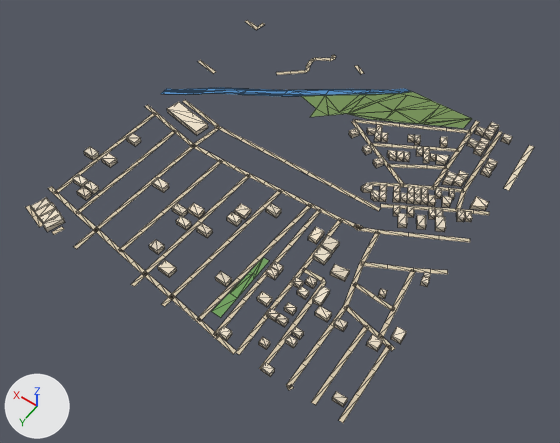
The glTF model public/assets/bengaluru-region-v1/tiles/t-13_-18-l1.glb: old version first, new version second.
Both versions are drawn from a camera (50 mm lens) standing at (-6646.0, -8180.0, 795.0) and looking at (-6270.0, -8707.0, -33.0). Every picture has the same lights, and +X, +Y and +Z are marked at lower left. The picture after the commit comes second. Mesh edges are drawn as thin lines.

Script lines for the objects in view, before the commit:
```python
me_building = bpy.data.meshes.new('building')
me_building.from_pydata(...)  # 892 vertices, 1118 faces; spans x -2.0..504.0, y -4.0..502.0, z 0.0..8.0
me_building.materials.append(mat_building)
me_ground = bpy.data.meshes.new('ground')
me_ground.from_pydata(...)  # 580 vertices, 502 faces; spans x -4.0..501.0, y -3.0..503.0, z 1.0
me_ground.materials.append(mat_ground)
# before: 0 (295.0, -3.0, 1.0) at pixel (357, 65), 1 (298.0, 3.0, 1.0) at pixel (354, 66), 424 (338.0, -3.0, 1.0) at pixel (334, 54), 425 (340.0, 3.0, 1.0) at pixel (331, 55), 426 (335.0, -1.0, 1.0) at pixel (335, 55)
me_water = bpy.data.meshes.new('water')
me_water.from_pydata(...)  # 102 vertices, 149 faces; spans x 199.0..500.0, y 0.0..222.0, z 0.0
me_water.materials.append(mat_water)
ob_building = bpy.data.objects.new('building', me_building)
ob_building.location = (-6500.0, -9000.0, 0.0)
ob_ground = bpy.data.objects.new('ground', me_ground)
ob_ground.location = (-6500.0, -9000.0, 0.0)
ob_water = bpy.data.objects.new('water', me_water)
ob_water.location = (-6500.0, -9000.0, 0.0)
```
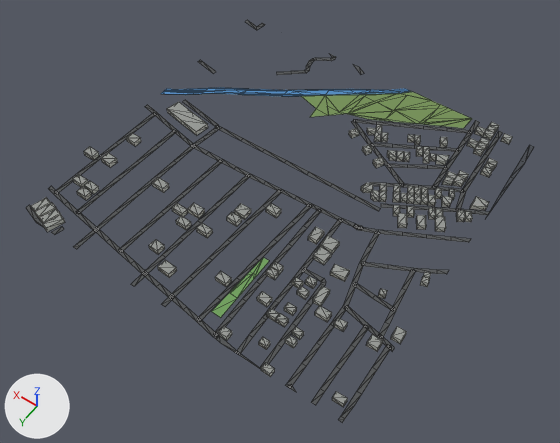
Boxes [x1, y1, x2, y2] around the edits, measured in the pictures (560 x 443 px; the box of a moved part takes in the faces that stretch with it):
'ground', reshaped: before [25, 20, 534, 423]; after [26, 20, 534, 423]
part 1 of me_building, recoloured: [31, 101, 512, 407] in both
part 2 of me_ground, rebuilt: before [25, 205, 43, 227]; after [26, 205, 44, 227]
part 3 of me_ground, moved or reshaped: before [332, 55, 364, 74]; after [330, 54, 364, 74]
part 4 of me_ground, reshaped: [48, 20, 534, 423] in both
part 5 of me_ground, recoloured: [53, 20, 489, 405] in both

The change in detail:
me_building is used by ob_building; location (-6500.0, -9000.0, 0.0).
me_building had 892 vertices, 1118 faces and spanned x -2.0..504.0, y -4.0..502.0, z 0.0..8.0.
me_building now has 892 vertices, 1344 faces and spans x -2.0..504.0, y -4.0..502.0, z 0.0..8.0.
me_building part 1: 1118 kept faces spanning x -2.0..504.0, y -4.0..502.0, z 0.0..8.0 get new vertex colours.
Edits to the shape of me_building do not show in these pictures.
me_ground is used by ob_ground; location (-6500.0, -9000.0, 0.0).
Verts and faces of me_ground; kept vertices keep their numbers, new ones are numbered from 580.
me_ground had 580 vertices, 502 faces and spanned x -4.0..501.0, y -3.0..503.0, z 1.0.
me_ground now has 605 vertices, 523 faces and spans x 0.0..500.0, y 0.0..500.0, z 1.0.
me_ground part 2: the loose piece of 6 vertices spanning x 460.0..501.0, y 485.0..503.0, z 1.0 is rebuilt with 6 vertices and now spans x 451.0..500.0, y 484.0..500.0, z 1.0.
Part 3, on me_ground:
Vertex 0 moves to (290.0, 0.0, 1.0), pixel (359, 67).
Vertex 1 moves to (303.0, 0.0, 1.0), pixel (352, 64).
Vertex 425 moves to (347.0, 0.0, 1.0), pixel (328, 53).
Vertex 424 moves to (336.0, 0.0, 1.0), pixel (334, 56).
Vertex 426 moves to (334.0, 0.0, 1.0), pixel (335, 56).
Part 4, on me_ground:
25 vertices are removed from x -4.0..501.0, y -1.0..503.0, z 1.0.
41 faces are deleted.
4 vertices in x -1.0..499.0, y 7.0..500.0, z 1.0 move by (1.0, 0.0, 0.0).
4 vertices in x 1.0..501.0, y 13.0..394.0, z 1.0 move by (-1.0, 0.0, 0.0).
4 vertices in x 1.0..473.0, y 20.0..501.0, z 1.0 move by (-1.0, -1.0, 0.0).
3 vertices in x -1.0..476.0, y 11.0..499.0, z 1.0 move by (1.0, 1.0, 0.0).
3 vertices in x 37.0..50.0, y 97.0..421.0, z 1.0 move by (0.0, -6.0, 0.0).
18 vertices move from x -2.0..499.0, y 65.0..499.0, z 1.0 to x 0.0..500.0, y 53.0..500.0, z 1.0.
45 vertices are added at x 0.0..500.0, y 0.0..500.0, z 1.0.
5 new vertices lie (6.0, 0.0, 0.0) away from vertices in x 1.0..469.0, y 0.0..499.0, z 1.0.
62 new faces join them.
me_ground part 5: 375 kept faces spanning x 0.0..500.0, y 0.0..500.0, z 1.0 get new vertex colours; the middle colour goes from beige #d7c9ae to dark grey #535556.
